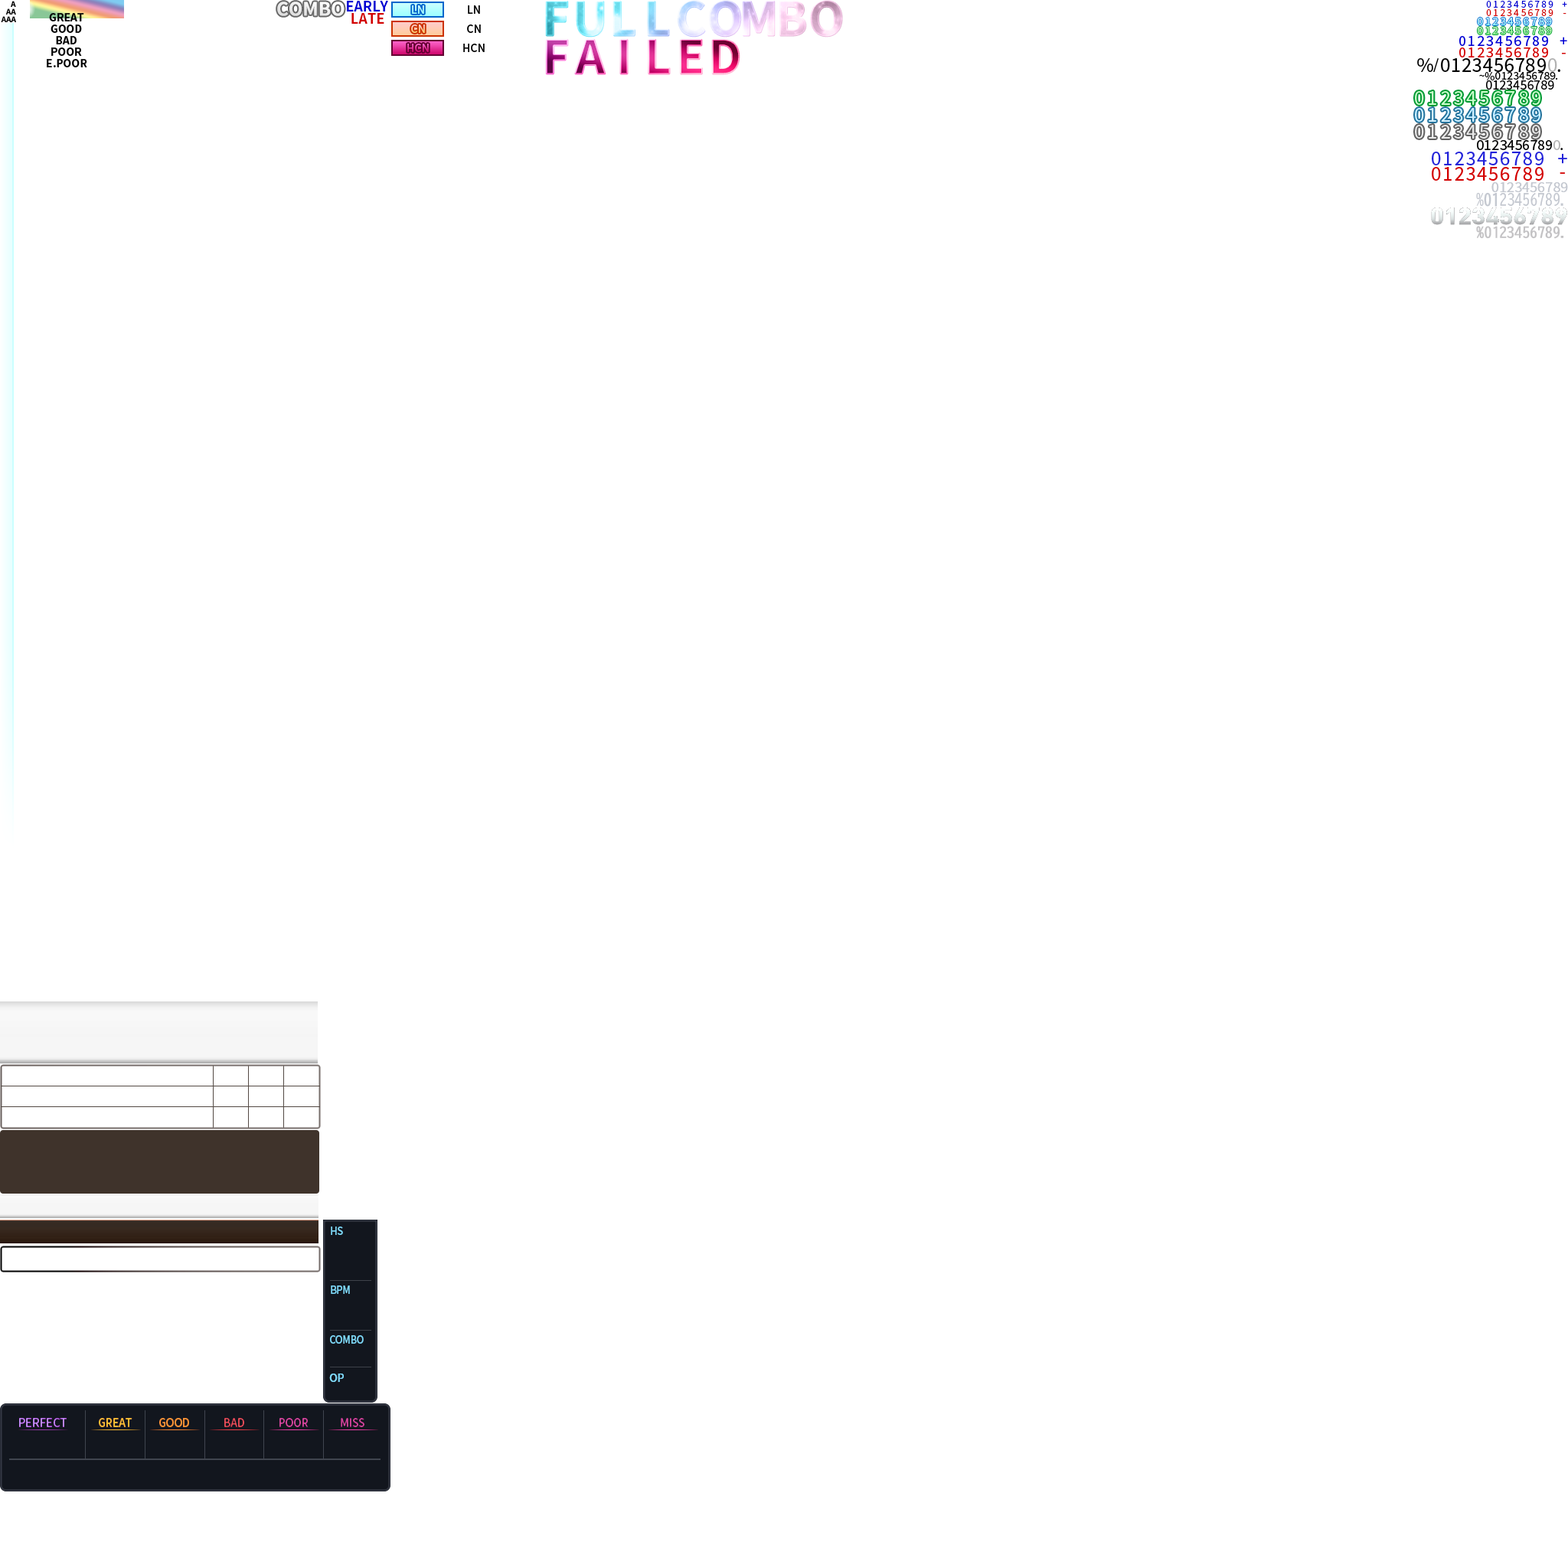
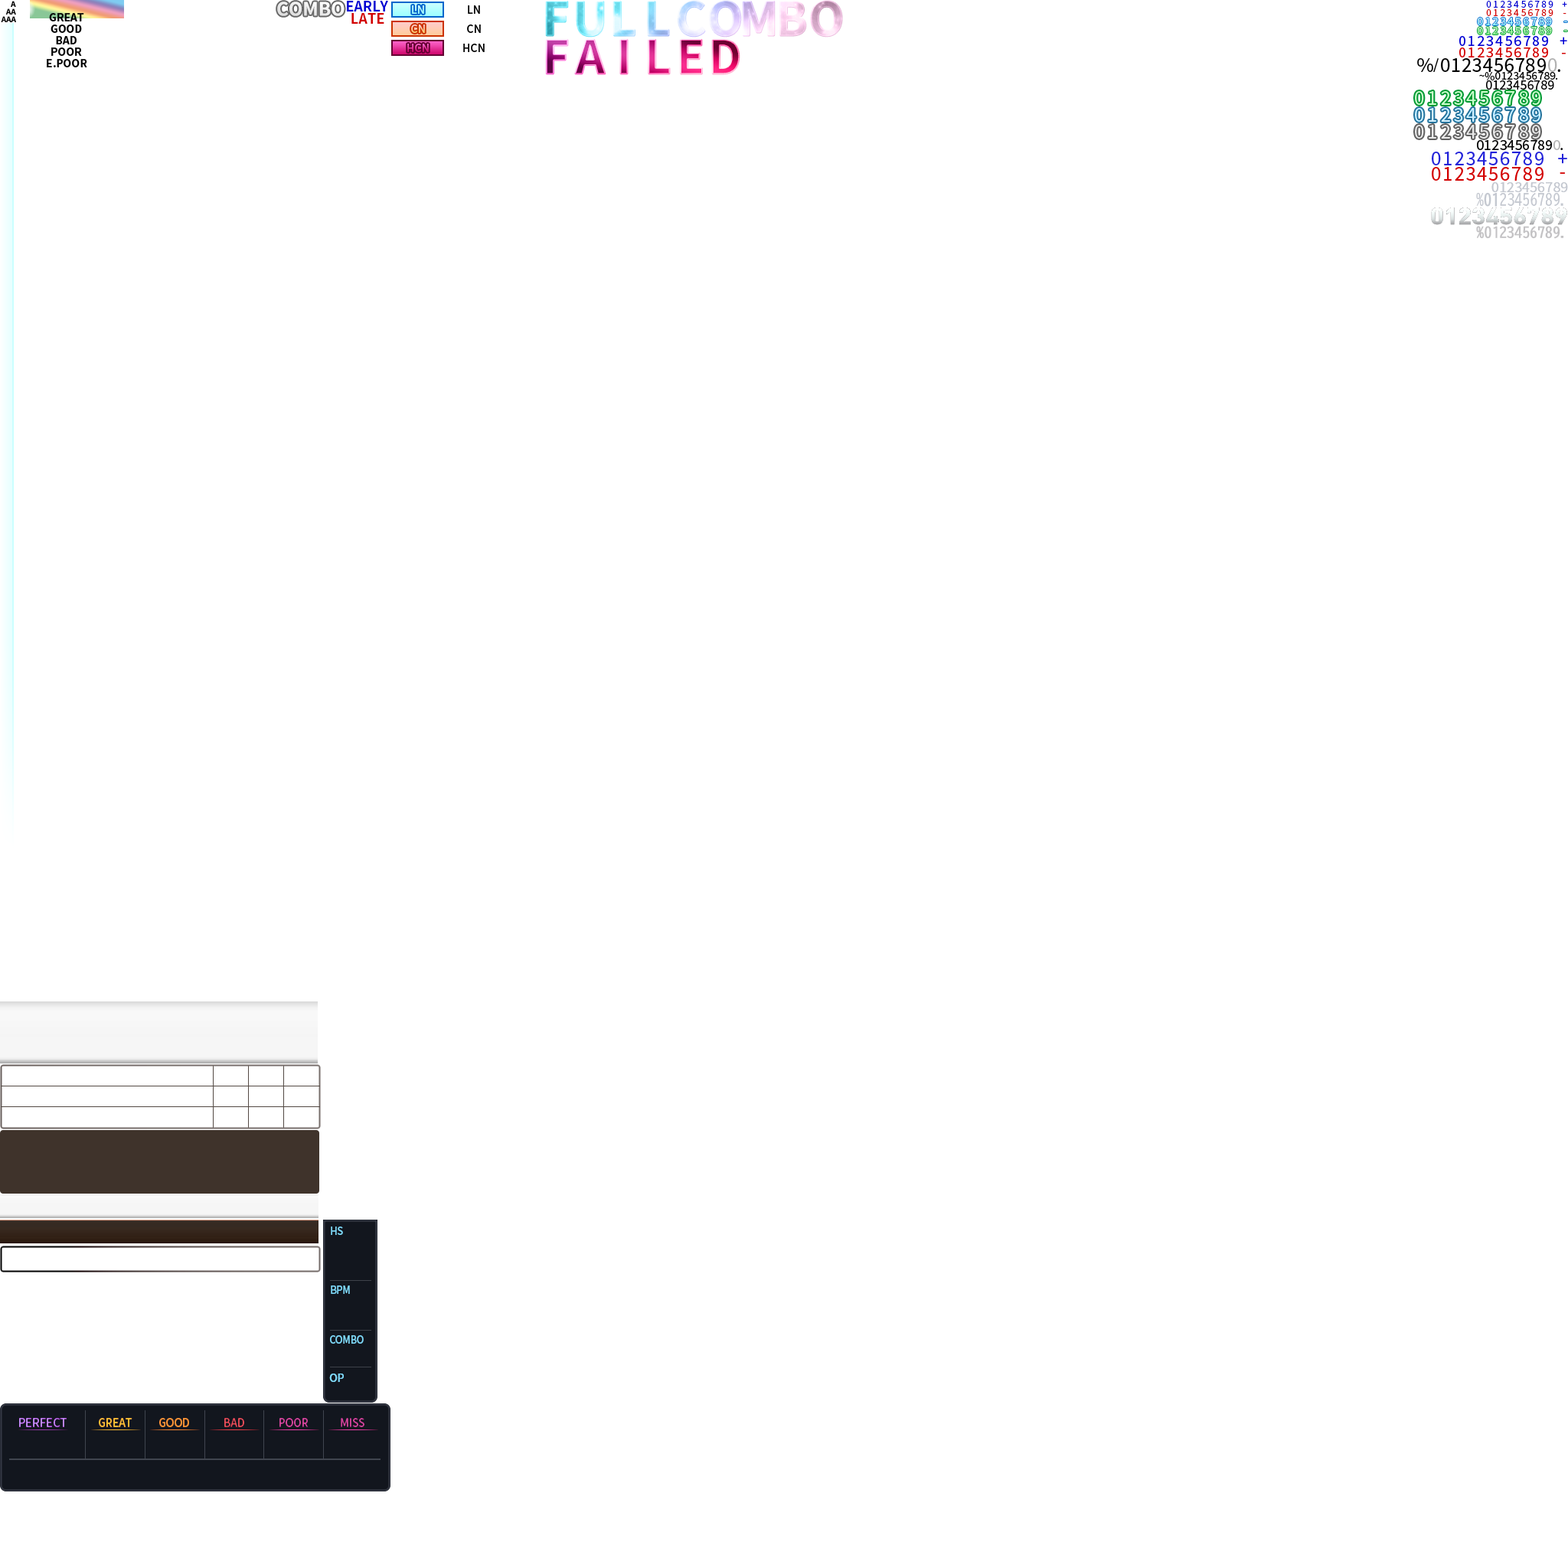
Layers edited between the first and the second 1568 x 1568 image:
added layer "- のコピー" in group "numbers" over [1563, 19, 1568, 23]
added layer "-" in group "numbers" over [1563, 29, 1568, 33]